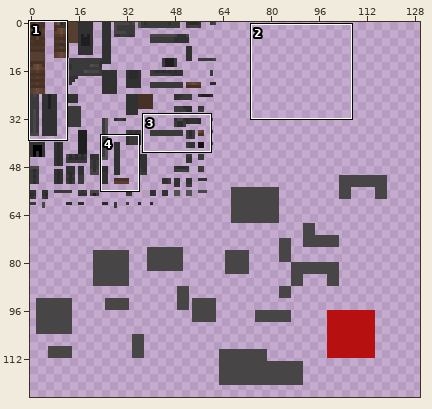
Sprite sheet: src/main/resources/assets/nukacraft/textures/guns/pistol10mm/pistol10mm.png. Above: a wide view before the commit, with the close-up outlined.
Close-up. First the earlier version:
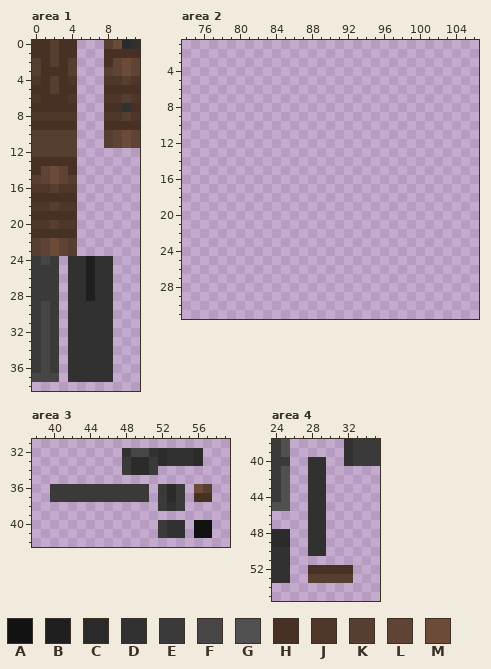
The file is 128x128 pixels. Colours within 5 levels of each other are drawn and written as one. Shown: area 1: x 0..11, y 0..38; area 2: x 74..106, y 1..31; area 3: x 38..59, y 31..42; area 4: x 24..35, y 38..55. The old version is drawn lined up with the new one, on the new canvas. The wide view leaves out empty margins. The commit also changed other parts of the picture, which this record leaves out.
Palette (. is transparent): A #121212  B #1f1f1f  C #2b2b2b  D #323131  E #3b3a3a  F #474545  G #505050  H #473125  J #4e3629  K #563e31  L #5f4435  M #6c4b38
Pixels before, area 1, first column x 0:
 0 HHKHH...KMCD
 1 HHKHH...HHHH
 2 KHKHK...HLML
 3 KHHHK...KLML
 4 JHKHJ...JJKJ
 5 HHKHH...HHHH
 6 JHHHJ...JJKJ
 7 HHHHH...HHDH
 8 JJJJJ...JJKJ
 9 HHHHH...HHHH
10 KKKKK...KLML
11 KKKKK...KLML
12 KKKKK.......
13 HHHHH.......
14 HLMLH.......
15 KLMLK.......
16 JJKJJ.......
17 HHHHH.......
18 JJKJJ.......
19 HHHHH.......
20 JJKJJ.......
21 HHHHH.......
22 KLMLK.......
23 KLMLK.......
24 EFE.DDBDD...
25 EEE.DDBDD...
26 EEE.DDBDD...
27 EEE.DDBDD...
28 EEE.DDBDD...
29 EFE.DDDDD...
30 EFE.DDDDD...
31 EFE.DDDDD...
32 EFE.DDDDD...
33 EFE.DDDDD...
34 EFE.DDDDD...
35 EFE.DDDDD...
36 EFE.DDDDD...
37 FFF.DDDDD...
Pixels before, area 3, first column x 40:
32 ........DFFDCDDDC.
33 ........ECCECDDDC.
34 ........ECCE......
35 ..................
36 EEEEEEEEEEE.ECE.MK
37 EEEEEEEEEEE.ECE.HH
38 ............EDE...
39 ..................
40 ............EDD.AA
41 ............EDD.AA
Pixels before, area 4, first column x 24:
38 EG......DEEE
39 EG......DEEE
40 EE..DD..DEEE
41 EG..DD......
42 EG..DD......
43 EG..DD......
44 EG..DD......
45 GG..DD......
46 ....DD......
47 ....DD......
48 CC..DD......
49 CC..DD......
50 DD..DD......
51 DD..........
52 DD..HHHHH...
53 DD..KKKKK...
Once edited:
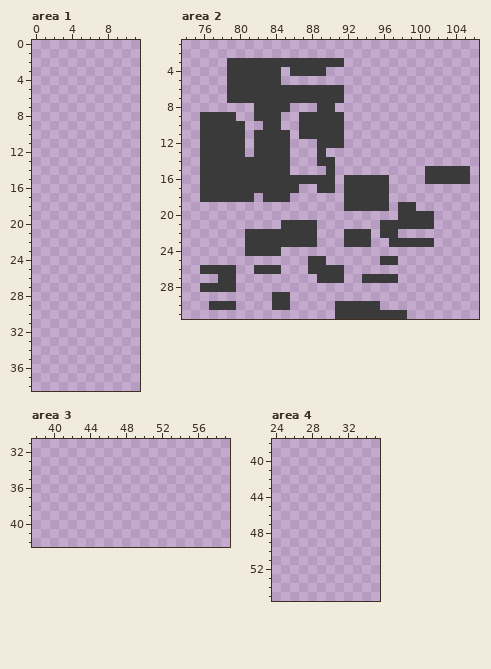
Changes in this commit:
canvas 128x128 -> 256x256
Changed rows in their new state; - is an unchanged pixel.
Area 1:
first column x 0:
 0 .....---....
 1 .....---....
 2 .....---....
 3 .....---....
 4 .....---....
 5 .....---....
 6 .....---....
 7 .....---....
 8 .....---....
 9 .....---....
10 .....---....
11 .....---....
12 .....-------
13 .....-------
14 .....-------
15 .....-------
16 .....-------
17 .....-------
18 .....-------
19 .....-------
20 .....-------
21 .....-------
22 .....-------
23 .....-------
24 ...-.....---
25 ...-.....---
26 ...-.....---
27 ...-.....---
28 ...-.....---
29 ...-.....---
30 ...-.....---
31 ...-.....---
32 ...-.....---
33 ...-.....---
34 ...-.....---
35 ...-.....---
36 ...-.....---
37 ...-.....---
Area 2:
first column x 76:
 3 ---EEEEEEEEEEEEE--------------
 4 ---EEEEEE-EEEE----------------
 5 ---EEEEEE---------------------
 6 ---EEEEEEEEEEEEE--------------
 7 ---EEEEEEEEEEEEE--------------
 8 ------EEEE---EE---------------
 9 EEEE--EEE--EEEEE--------------
10 EEEEE--EE--EEEEE--------------
11 EEEEE-EEEE-EEEEE--------------
12 EEEEE-EEEE---EEE--------------
13 EEEEE-EEEE---E----------------
14 EEEEEEEEEE---EE---------------
15 EEEEEEEEEE----E----------EEEEE
16 EEEEEEEEEEEEEEE-EEEEE----EEEEE
17 EEEEEEEEEEE--EE-EEEEE---------
18 EEEEEE-EEE------EEEEE---------
19 ----------------EEEEE-EE------
20 ----------------------EEEE----
21 ---------EEEE-------EEEEEE----
22 -----EEEEEEEE---EEE-EE--------
23 -----EEEEEEEE---EEE--EEEEE----
24 -----EEEE---------------------
25 ------------EE------EE--------
26 EEEE--EEE---EEEE--------------
27 --EE---------EEE--EEEE--------
28 EEEE--------------------------
29 --------EE--------------------
30 -EEE----EE-----EEEEE----------
31 ---------------EEEEEEEE-------
Area 3:
first column x 40:
32 --------.........-
33 --------.........-
34 --------....------
36 ...........-...-..
37 ...........-...-..
38 ------------...---
40 ------------...-..
41 ------------...-..
Area 4:
first column x 24:
38 ..------....
39 ..------....
40 ..--..--....
41 ..--..------
42 ..--..------
43 ..--..------
44 ..--..------
45 ..--..------
46 ----..------
47 ----..------
48 ..--..------
49 ..--..------
50 ..--..------
51 ..----------
52 ..--.....---
53 ..--.....---
